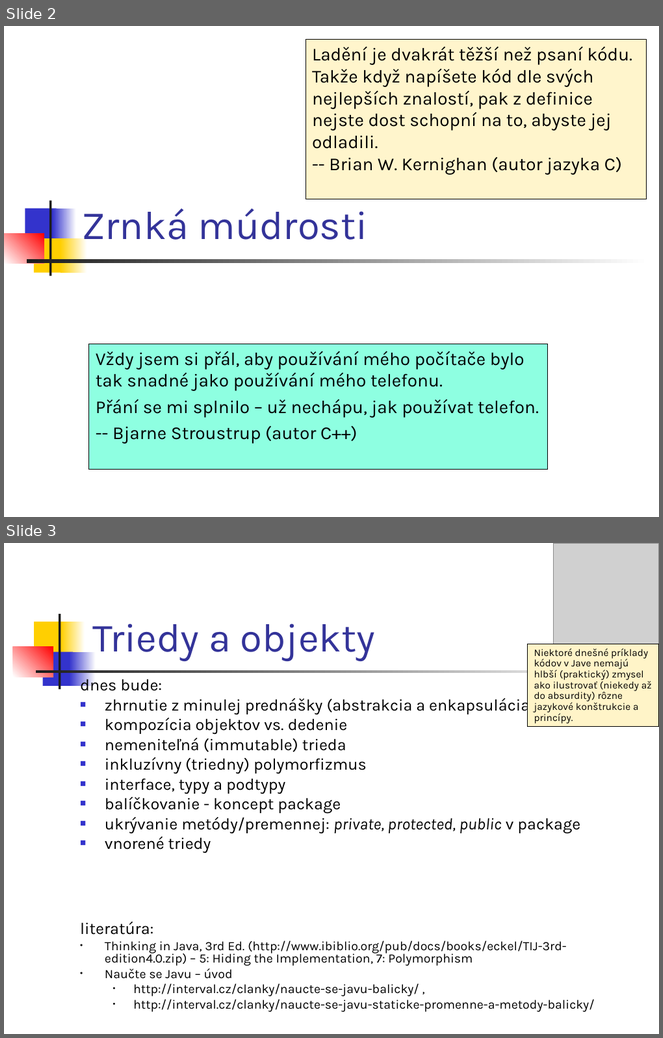
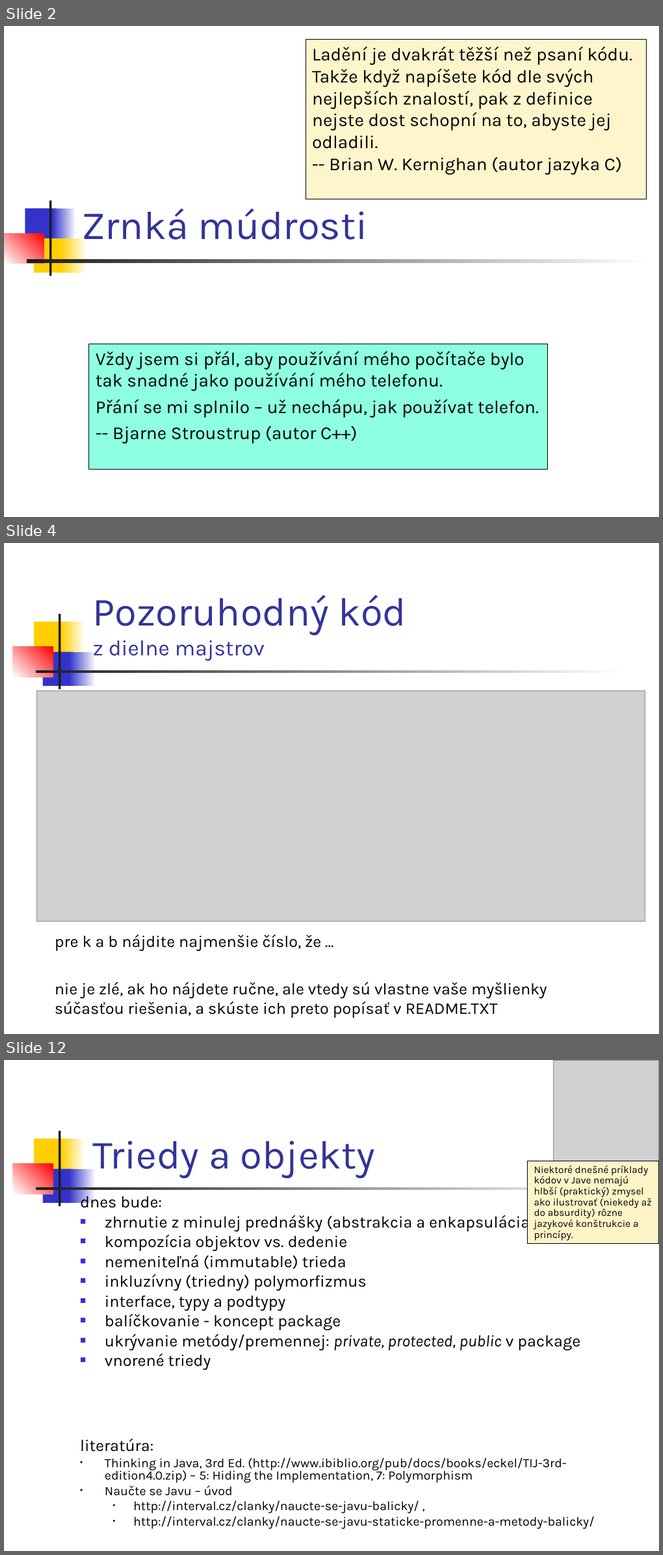
Before and after one commit to Programovanie4/Prednasky, a slide deck: 04/04_java.ppt. Shown one above the other, each under a label of ours: slides 2 and 3 before the commit, slides 2, 4 and 12 after it; the slides between them are not shown. The pictures are 663x1038 and 663x1555 pixels, drawn with LibreOffice and Linux fonts; fonts in the diff are those of the drawing; grey boxes stand for pictures. Boxes give left, top, right and bottom in pixels: in the first picture for what was removed or moved away, otherwise in the second. Text is boxed around its words. In the diff, an @@ line names an element or a change of style, - is before the commit and + after.

```diff
--- a/04/04_java.ppt
+++ b/04/04_java.ppt
@@ slide 4 added at [4,543,659,1034], background #FFFFFF; not listed: 7 template elements that a slide beside it also shows @@
@@ title added at [93,595,407,661], 24 pt, text #333399 @@
+Pozoruhodný kód
+z dielne majstrov
@@ picture added at [36,691,646,921] @@
@@ text added at [55,935,547,1018], 18 pt, text #000000 @@
+pre k a b nájdite najmenšie číslo, že ...
+nie je zlé, ak ho nájdete ručne, ale vtedy sú vlastne vaše myšlienky súčasťou riešenia, a skúste ich preto popísať v README.TXT
@@ what was slide 3 is now slide 12 @@
```
Also in this commit, not shown: 1 slide changed, 10 other slides added, 1 slide removed, 2 other files.
